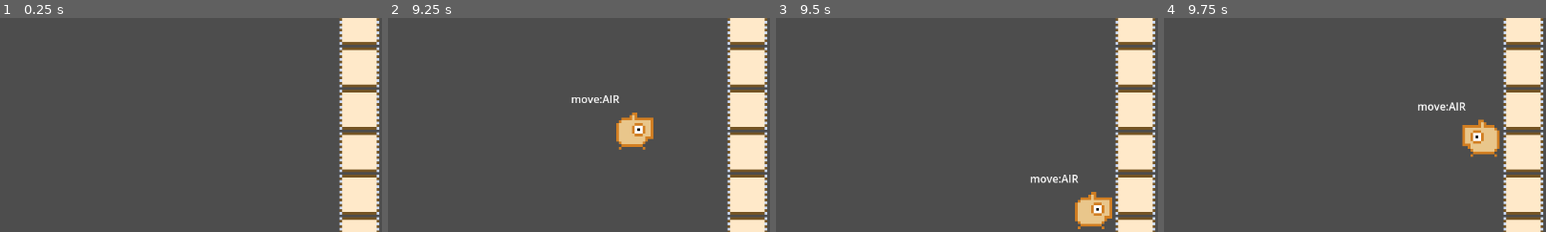
Above: before the commit, frames 1-4 (left to right).
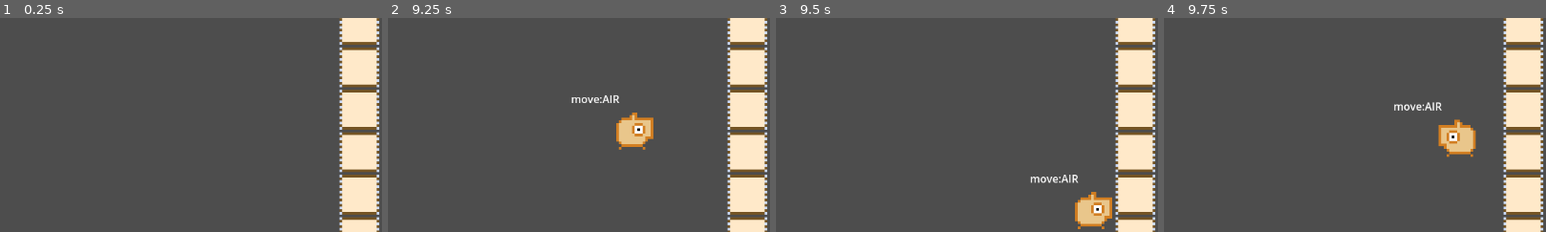
Above: after the commit, the same moments.

Repository: syun77/gd_inovania
Game: Godot game, scene res://Main.tscn
The game is run twice, just before and just after one commit, with the same random seed, the same clock (stepped at 60 frames per second) and the same inputs.
Inputs (mouse positions are % of the whole screen's width and height, from its top left):
- Up to frame 1 (0.25 s): no input
- Up to frame 2 (9.25 s): move the mouse to (72, 45) at 0.52 s; hold Space (action) 0.53-1.28 s; hold Right (ui_right) 0.53-2.03 s; tap Up (ui_up) at 0.77, 1.52, 3.02, 3.77, 4.52, 6.02, 6.77, 7.52, 9.02 s; move the mouse to (30, 55) at 1.27 s; tap Space (action) every 1.5 s from 1.35 to 8.85 s; move the mouse to (60, 28) at 2.02 s; hold Left (ui_left) 2.03-2.78 s; hold Space (action) 2.03-2.78 s; move the mouse to (45, 70) at 2.77 s; hold Right (ui_right) 2.78-4.28 s; move the mouse to (80, 65) at 3.52 s; hold Space (action) 3.53-4.28 s; move the mouse to (20, 35) at 4.27 s; hold Left (ui_left) 4.28-5.03 s; move the mouse to (55, 50) at 5.02 s; hold Right (ui_right) 5.03-5.78 s; hold Space (action) 5.03-5.78 s; tap Enter at 5.75 s; move the mouse to (35, 25) at 5.77 s; hold Left (ui_left) 5.78-7.28 s; move the mouse to (72, 45) at 6.52 s; hold Space (action) 6.53-7.28 s; move the mouse to (30, 55) at 7.27 s; hold Right (ui_right) from 7.28 s (still down); move the mouse to (60, 28) at 8.02 s; hold Space (action) 8.03-8.78 s; move the mouse to (45, 70) at 8.77 s
- Up to frame 3 (9.5 s): keep holding Right (ui_right)
- Up to frame 4 (9.75 s): move the mouse to (80, 65) at 9.52 s; release Right (ui_right) at 9.53 s; hold Left (ui_left) from 9.53 s (still down); hold Space (action) from 9.53 s (still down)
The pictures show only the part of the screen within x 50-100%, y 33-83%; the shares and areas given below are measured in that part.

Frames 1-3 are identical in both runs. In frame 4, 2.5% of the frame differs, in the area x 60-88%, y 39-66%.

Commit message:
壁ジャンプをいったん実装

Diff:
--- a/gd_inovania/Main.gd
+++ b/gd_inovania/Main.gd
@@ -1,8 +1,17 @@
 extends Node2D
+# ===========================================
+# メインシーン.
+# ===========================================
 
+# -------------------------------------------
+# const.
+# -------------------------------------------
 const MAP_WIDTH = 20
 const MAP_HEIGHT = 15
 
+# -------------------------------------------
+# onready.
+# -------------------------------------------
 @onready var _map = $BgLayer/TileMap
 @onready var _player = $MainLayer/Player
 @onready var _camera = $Camera2D
@@ -10,6 +19,13 @@
 @onready var _bg_layer = $BgLayer
 @onready var _main_layer = $MainLayer
 
+# -------------------------------------------
+# var.
+# -------------------------------------------
+
+# -------------------------------------------
+# private functions.
+# -------------------------------------------
 ## 開始.
 func _ready() -> void:
 	var layers = {
@@ -18,9 +34,12 @@
 	}
 	Common.setup(layers, _player, _camera)
 
+	# マップのセットアップ.
 	Map.setup(_map, MAP_WIDTH, MAP_HEIGHT)
 
+	# プレイヤー移動開始.
 	_player.start()
 
+## 更新.
 func _physics_process(delta: float) -> void:
 	_player.update(delta)
--- a/gd_inovania/src/player/Player.gd
+++ b/gd_inovania/src/player/Player.gd
@@ -189,7 +189,7 @@
 	# 移動.
 	## 重力.
 	velocity.y = min(velocity.y + _config.gravity, _config.fall_speed_max)
-	_update_horizontal_moving(false)
+	_update_horizontal_moving(false, 1)
 	move_and_slide()
 
 	_update_jump_scale_anim(delta)
@@ -250,6 +250,7 @@
 		# 常に重力を加算.
 		velocity.y += _config.gravity
 
+	var can_move = true
 	if _is_grabbing_ladder() or _is_climbing_wall():
 		# 上下ではしご移動 or 壁登り.
 		var v = Input.get_axis("ui_up", "ui_down")
@@ -258,9 +259,14 @@
 			velocity.y = 300 * v
 		else:
 			velocity.y = 0
+		if _is_climbing_wall():
+			# 壁のぼり中は左右移動できない.
+			can_move = false
+
 		if _check_jump():
 			# ジャンプ開始.
-			_start_jump()
+			var is_wall_jump = _is_climbing_wall()
+			_start_jump(is_wall_jump)
 			_move_state = eMoveState.AIR
 	elif _is_fall_through:
 		# 飛び降り中.
@@ -280,7 +286,7 @@
 		_start_jump()
 
 	# 左右移動の更新.
-	_update_horizontal_moving()
+	_update_horizontal_moving(can_move)
 
 ## ジャンプチェック.
 func _check_jump() -> bool:
@@ -311,14 +317,17 @@
 	return true
 
 ## ジャンプ開始.
-func _start_jump() -> void:
+func _start_jump(is_wall_jump:bool = false) -> void:
 	velocity.y = _config.jump_velocity * -1
 	Common.play_se("jump")
 
-	if _is_climbing_wall():
+	if is_wall_jump:
 		# 壁ジャンプは壁と反対側に移動させないと吸着してしまう.
 		var dir = get_wall_normal().x
 		_update_horizontal_moving(false, dir, 10.0)
+		if Input.is_action_pressed("ui_down"):
+			# 下押しながらの場合はY方向への移動はしない.
+			velocity.y = 0
 
 	# 空中状態にする.
 	_move_state = eMoveState.AIR
@@ -336,15 +345,13 @@
 	return false
 
 ## 左右移動の更新.
-func _update_horizontal_moving(can_move:bool=true, force_direction:int=0, multipuly:float=1.0) -> void:
+func _update_horizontal_moving(can_move:bool=true, force_direction:int=0, force_direction_multipuly:float=0.0) -> void:
 	if can_move:
-		# 左右キーで移動.
+		# 左右キーで移動できる.
 		if Input.is_action_pressed("ui_left"):
 			_direction = -1
 		elif Input.is_action_pressed("ui_right"):
 			_direction = 1
-	else:
-		_direction = 0
 
 	if force_direction != 0:
 		# 強制的に方向を指定.
@@ -369,7 +376,7 @@
 	var SCROLLPANEL_SPEED = _config.scroll_panel_speed
 	# 前回の速度を減衰させる.
 	var base = velocity.x * (1.0 - GROUND_ACC_RATIO)
-	base *= multipuly
+	base += (dir * MOVE_SPEED * GROUND_ACC_RATIO * force_direction_multipuly)
 
 	# 踏んでいるタイルごとの処理.
 	match _stomp_tile:
Not shown: 1 places in gd_inovania/assets/tiles/tile_set.tres that only renumber resources
